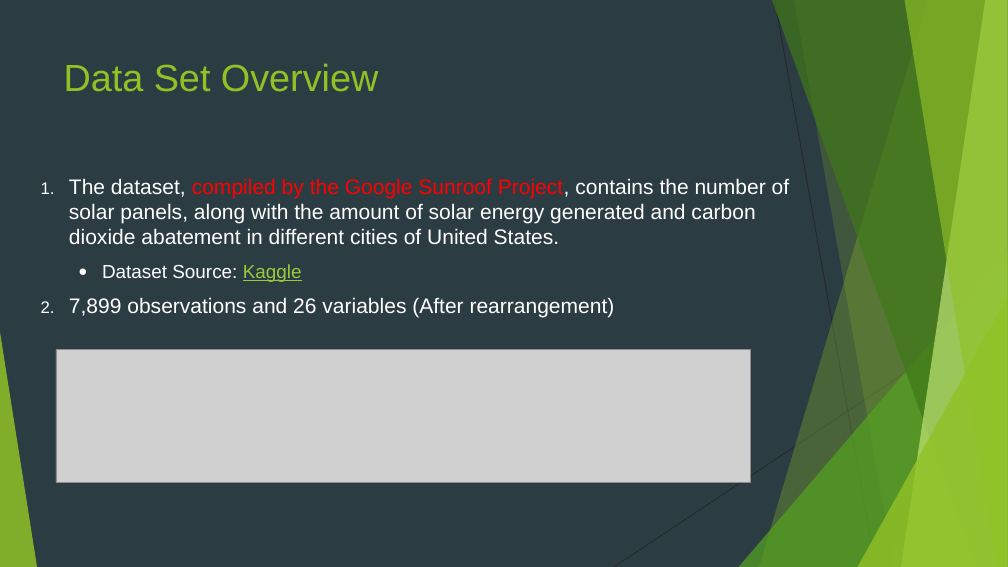
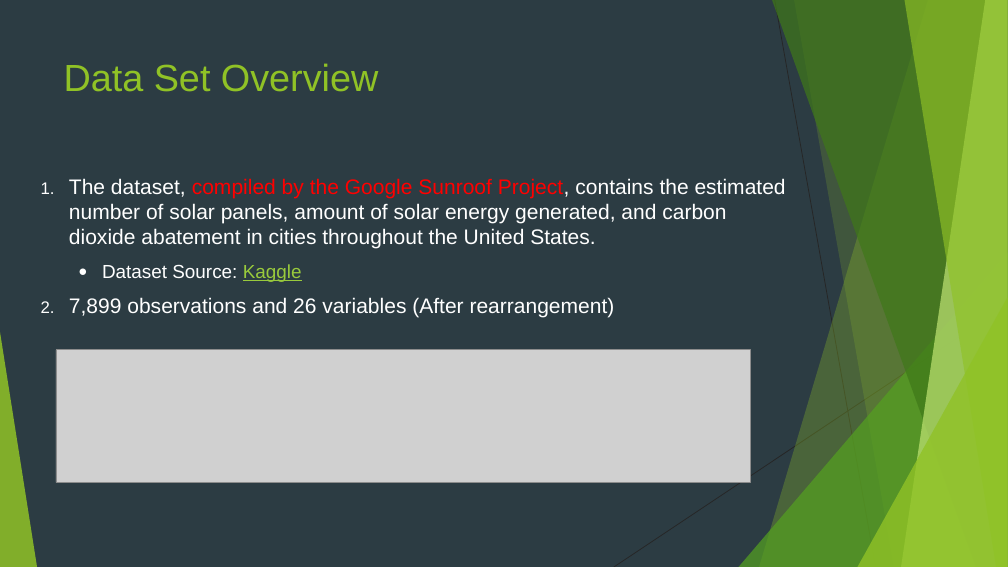
Before and after one commit to breardon7/6101-GroupProjects, a slide deck: slide 6 of 6101 Group Project New Version_Jichong_3.20.pptx. Drawn at 1008x567 pixels with LibreOffice and Linux fonts; fonts in the diff are those of the drawing; grey boxes stand for pictures. Boxes give left, top, right and bottom in pixels: in the first picture for what was removed or moved away, otherwise in the second. Text is boxed around its words. In the diff, an @@ line names an element or a change of style, - is before the commit and + after.

```diff
--- a/6101 Group Project New Version_Jichong_3.20.pptx
+++ b/6101 Group Project New Version_Jichong_3.20.pptx
@@ text at bbox=[69, 178, 786, 249]: text changed @@
-1. The dataset, compiled by the Google Sunroof Project, contains the number of solar panels, along with the amount of solar energy generated and carbon dioxide abatement in different cities of United States.
+1. The dataset, compiled by the Google Sunroof Project, contains the estimated number of solar panels, amount of solar energy generated, and carbon dioxide abatement in cities throughout the United States.
```
Also in this commit, not shown: 7 other slides changed, 2 other files.
